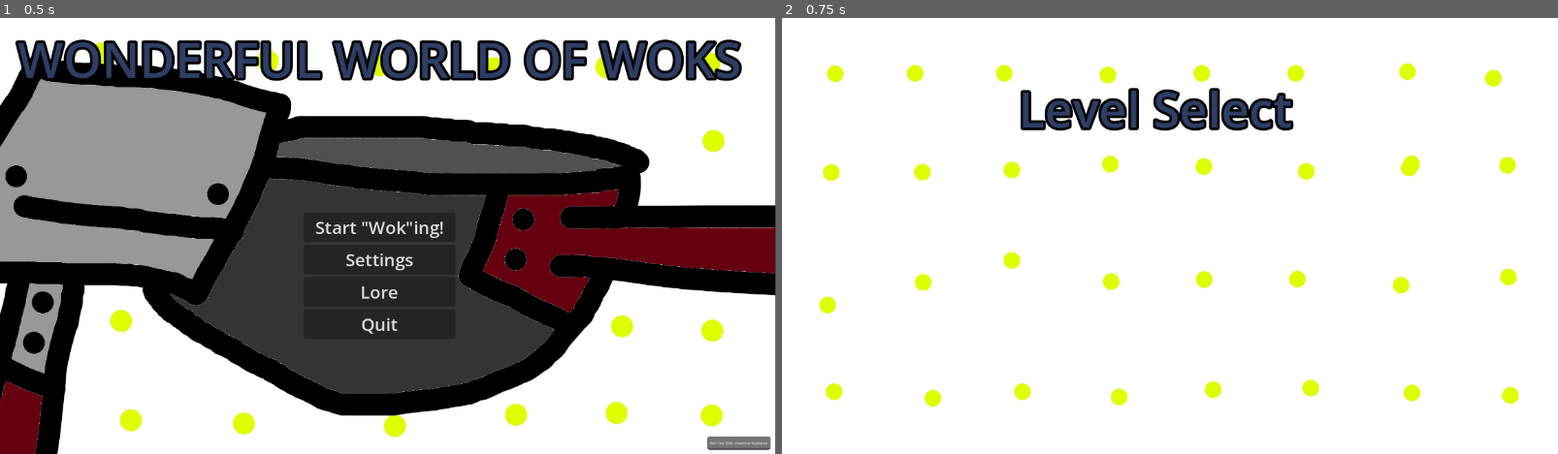
Above: before the commit, frames 1-2 (left to right).
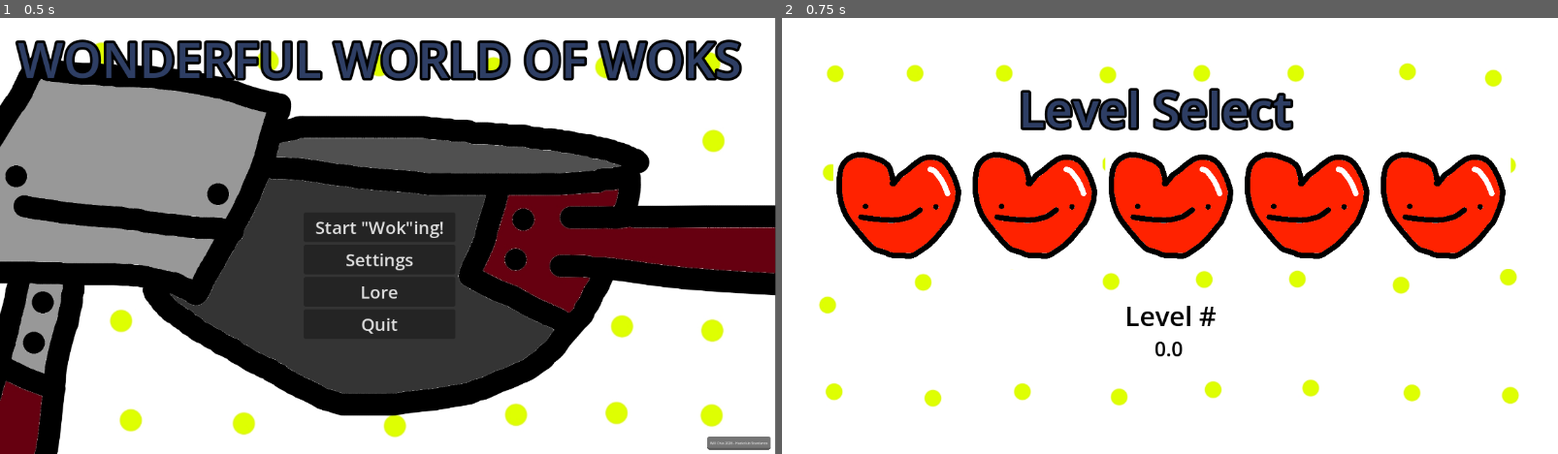
Above: after the commit, the same moments.

Repository: PurplePotatoze/GameGoDot
Game: Godot game, scene res://Scenes/title_screen.tscn
The game is run twice, just before and just after one commit, with the same random seed, the same clock (stepped at 60 frames per second) and the same inputs.
Inputs:
- Up to frame 1 (0.5 s): no input
- Up to frame 2 (0.75 s): click "Start 'Wok'ing!" at 0.5 s

Frame 1 is identical in both runs. In frame 2, 15% of the frame differs, in the area x 6-94%, y 30-78%.
Error after the commit: Parse Error: Unexpected identifier "Func" in class body. (res://Scenes/level_screen.gd:47)

Commit message:
Started Level Select Screen

Diff:
--- /dev/null
+++ b/game-go-dot/Global.gd
@@ -0,0 +1,13 @@
+extends Node
+
+var minigames_done = 0 #track how many minigames done
+var lives = 5 #track how many lives left, also effecting garlic appearing
+
+# Called when the node enters the scene tree for the first time.
+func _ready() -> void:
+	pass # Replace with function body.
+
+
+# Called every frame. 'delta' is the elapsed time since the previous frame.
+func _process(delta: float) -> void:
+	pass
--- /dev/null
+++ b/game-go-dot/Scenes/level_screen.gd
@@ -0,0 +1,56 @@
+extends Node2D
+
+@onready var Heart_Container: HBoxContainer = $HeartContainer
+@onready var Heart: TextureRect = $HeartContainer/Heart
+@onready var Heart_2: TextureRect = $HeartContainer/Heart2
+@onready var Heart_3: TextureRect = $HeartContainer/Heart3
+@onready var Heart_4: TextureRect = $HeartContainer/Heart4
+@onready var Heart_5: TextureRect = $HeartContainer/Heart5
+@onready var level: RichTextLabel = $Level
+@onready var timer: RichTextLabel = $Timer
+
+var time
+
+# Called when the node enters the scene tree for the first time.
+func _ready() -> void:
+	await Timer(5.0)
+
+	if Global.minigames_done < 3:
+		Global.minigames_done = Global.minigames_done +1
+		get_tree().change_scene_to_file()
+
+
+
+# Called every frame. 'delta' is the elapsed time since the previous frame.
+func _process(delta: float) -> void:
+	match Global.lives:
+		4:
+			Heart.hide()
+		3:
+			Heart.hide()
+			Heart_2.hide()
+		2:
+			Heart.hide()
+			Heart_2.hide()
+			Heart_3.hide()
+		1:
+			Heart.hide()
+			Heart_2.hide()
+			Heart_3.hide()
+			Heart_4.hide()
+		0:
+			Heart_Container.hide()
+
+	Timer.text = str(time)
+	Level.text = "Level" + str(Global.minigames_done)
+
+Func Timer(start_time: float):
+	time = start_time
+
+	while time > 0.0:
+		await wait (0.1)
+		time -= 0.1
+
+	return
+	func wait(seconds: float) -> void
+			await get_tree()create_timer(seconds).timeout
--- a/game-go-dot/Scenes/level_screen.tscn
+++ b/game-go-dot/Scenes/level_screen.tscn
@@ -1,8 +1,11 @@
 [gd_scene format=3 uid="uid://q3xexx4d4ywm"]
 
 [ext_resource type="Texture2D" uid="uid://b3kms3bvo07al" path="res://addons/TItle Screen.jpg" id="1_d40uv"]
+[ext_resource type="Script" uid="uid://b3d7vric77eb8" path="res://Scenes/level_screen.gd" id="1_glb20"]
+[ext_resource type="Texture2D" uid="uid://cntadsv8ohsae" path="res://addons/Heart.png" id="3_2d5gf"]
 
 [node name="level_screen" type="Node2D" unique_id=26600506]
+script = ExtResource("1_glb20")
 
 [node name="TextureRect" type="TextureRect" parent="." unique_id=719170034]
 offset_left = -2.0
@@ -22,3 +25,52 @@
 theme_override_constants/outline_size = 15
 theme_override_font_sizes/normal_font_size = 72
 text = "Level Select"
+
+[node name="HeartContainer" type="HBoxContainer" parent="." unique_id=134558863]
+offset_left = 76.0
+offset_top = 175.0
+offset_right = 1082.0
+offset_bottom = 373.0
+
+[node name="Heart" type="TextureRect" parent="HeartContainer" unique_id=2000521397]
+layout_mode = 2
+texture = ExtResource("3_2d5gf")
+expand_mode = 2
+
+[node name="Heart2" type="TextureRect" parent="HeartContainer" unique_id=59644886]
+layout_mode = 2
+texture = ExtResource("3_2d5gf")
+expand_mode = 2
+
+[node name="Heart3" type="TextureRect" parent="HeartContainer" unique_id=1878417377]
+layout_mode = 2
+texture = ExtResource("3_2d5gf")
+expand_mode = 2
+
+[node name="Heart4" type="TextureRect" parent="HeartContainer" unique_id=218625505]
+layout_mode = 2
+texture = ExtResource("3_2d5gf")
+expand_mode = 2
+
+[node name="Heart5" type="TextureRect" parent="HeartContainer" unique_id=694491714]
+layout_mode = 2
+texture = ExtResource("3_2d5gf")
+expand_mode = 2
+
+[node name="Level" type="RichTextLabel" parent="." unique_id=1015148849]
+offset_left = 509.0
+offset_top = 415.0
+offset_right = 662.0
+offset_bottom = 483.0
+theme_override_colors/default_color = Color(0, 0, 0, 1)
+theme_override_font_sizes/normal_font_size = 40
+text = "Level #"
+
+[node name="Timer" type="RichTextLabel" parent="." unique_id=1507945179]
+offset_left = 553.0
+offset_top = 470.0
+offset_right = 692.0
+offset_bottom = 564.0
+theme_override_colors/default_color = Color(0, 0, 0, 1)
+theme_override_font_sizes/normal_font_size = 30
+text = "0.0"
--- /dev/null
+++ b/game-go-dot/Scenes/minigame.tscn
@@ -0,0 +1,3 @@
+[gd_scene format=3 uid="uid://baqf18cdgytfx"]
+
+[node name="Minigame" type="Node2D" unique_id=1221130741]
--- a/game-go-dot/project.godot
+++ b/game-go-dot/project.godot
@@ -15,6 +15,10 @@
 config/features=PackedStringArray("4.7", "Mobile")
 config/icon="res://icon.svg"
 
+[autoload]
+
+Global="*uid://pkghbrwo1bwl"
+
 [display]
 
 window/stretch/mode="viewport"
Not shown, added: game-go-dot/Global.gd.uid
Not shown, added: game-go-dot/Scenes/level_screen.gd.uid
Binary file added: game-go-dot/addons/Heart.png
Not shown, added: game-go-dot/addons/Heart.png.import
